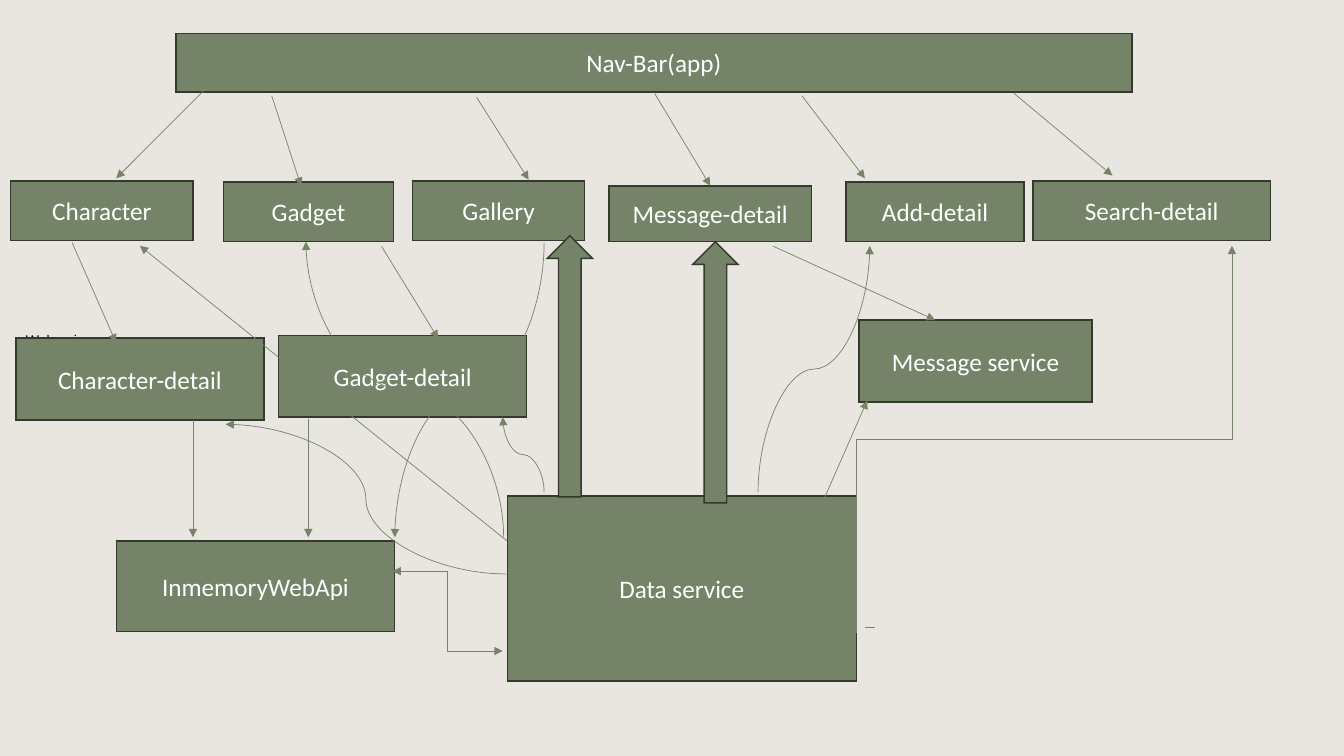
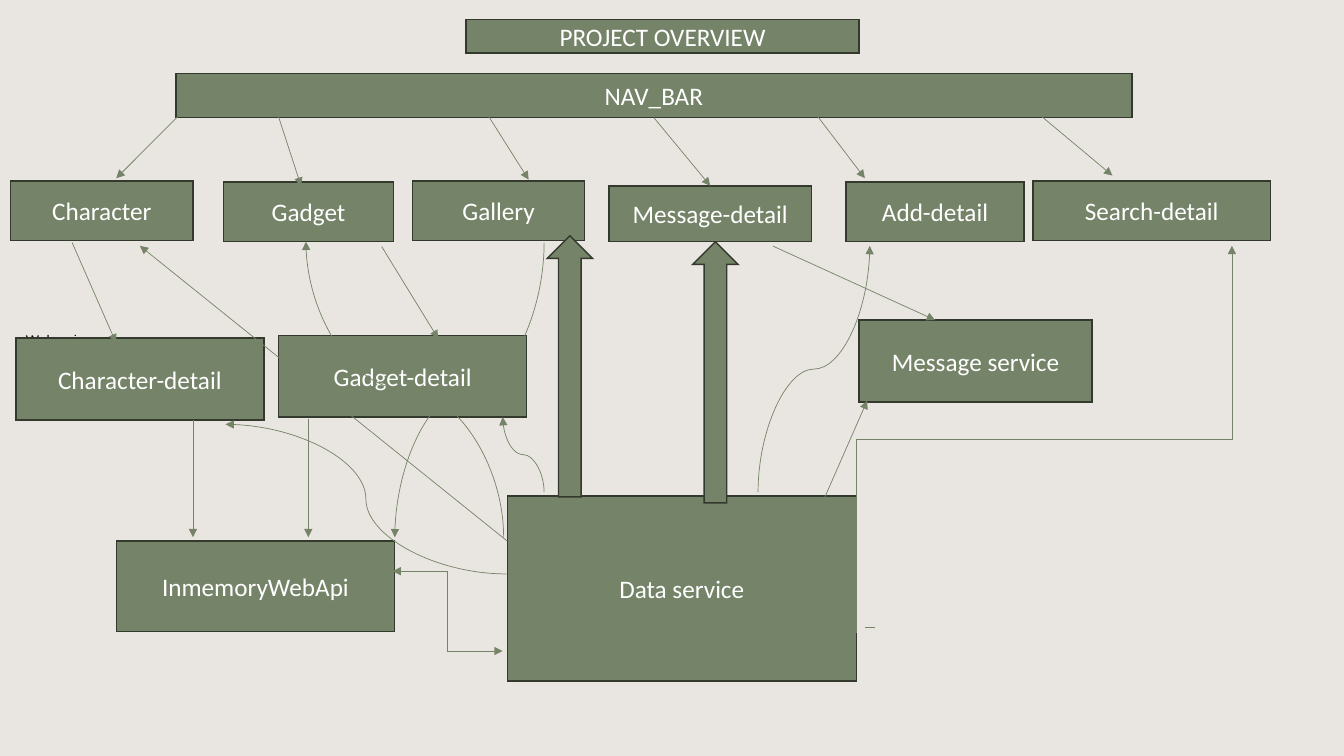
Before and after one commit to Nitanshi1/ANGULAR_Assesment, a slide deck: slide 3 of Doraemon_Hub_Adv/Doraemon_Explorer_Hub2.pptx (slide 4 before the commit). Drawn at 1344x756 pixels with LibreOffice and Linux fonts; fonts in the diff are those of the drawing; background and template pictures are left out. Boxes give left, top, right and bottom in pixels: in the first picture for what was removed or moved away, otherwise in the second. Text is boxed around its words. In the diff, an @@ line names an element or a change of style, - is before the commit and + after.

```diff
--- a/Doraemon_Hub_Adv/Doraemon_Explorer_Hub2.pptx
+++ b/Doraemon_Hub_Adv/Doraemon_Explorer_Hub2.pptx
@@ rectangle added at <box>466,19,859,52</box>, fill #758468, outline #333A2E 1 pt, 18 pt, text #FFFFFF @@
+PROJECT OVERVIEW
@@ rectangle "NAV_BAR": place and size @@
-rectangle "NAV_BAR" at <box>175,33,1131,92</box>
+rectangle "NAV_BAR" at <box>175,74,1131,118</box>
@@ text in rectangle at <box>605,89,703,109</box>: text changed @@
-Nav-Bar(app)
+NAV_BAR
@@ arrow moved from (654, 92) - (711, 186) to (654, 118) - (711, 186) @@
```
Also in this commit, not shown: 2 other slides changed, 3 slides removed, 10 other files.
